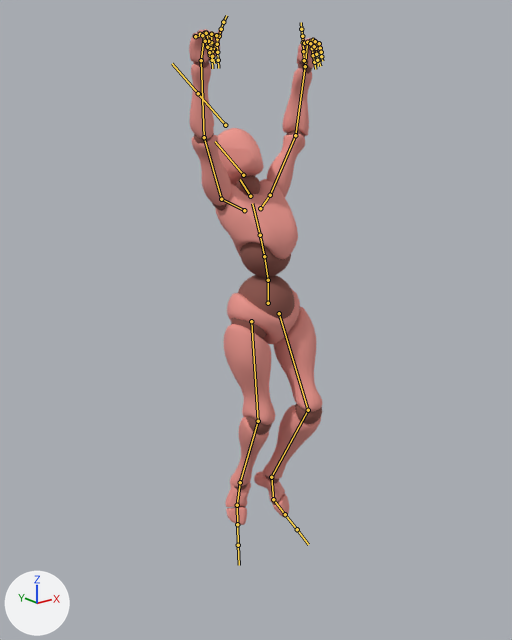
A saved change to the FBX model Assets/Models/ledge rotate left.fbx.
The view is the same before and after, from a camera (50 mm lens) standing at (-1.87, -2.27, 2.16) and looking at (0.02, 0.08, 1.22). The axes (+X, +Y, +Z) are drawn at lower left. The lights are the same throughout. Both versions are drawn at frame 1 of the action 'Armature|rotateRight'; the numbers are the values there. The bones that bend it are drawn over the model as lines.

In view in the first picture: 'Beta_Joints', 'Beta_Surface'.
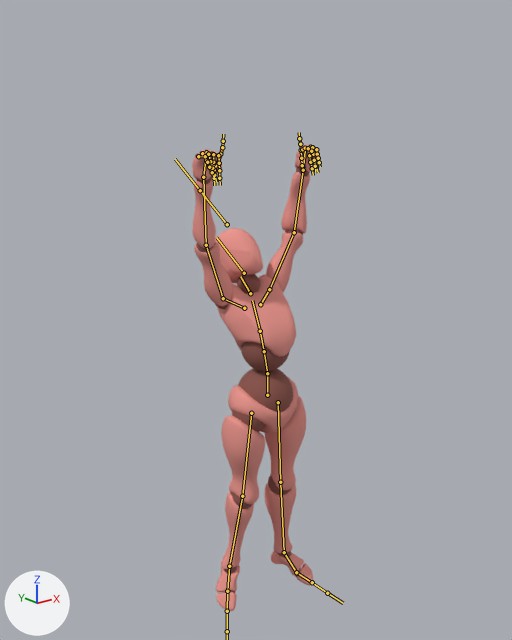
Boxes [x1, y1, x2, y2] around the edits, measured in the pictures (512 x 640 px):
```json
{"object": "Beta_Surface", "change": "posed", "before": [189, 29, 322, 525], "after": [192, 144, 320, 611]}
{"object": "Beta_Joints", "change": "posed", "before": [192, 30, 322, 507], "after": [195, 145, 319, 593], "on screen": "6% shorter"}
{"bone": "mixamorig:Hips", "before": "(268, 303) to (268, 279)", "after": "(267, 395) to (267, 372)"}
{"bone": "mixamorig:RightUpLeg", "before": "(251, 321) to (258, 421)", "after": "(251, 413) to (242, 496)"}
{"bone": "mixamorig:RightLeg", "before": "(258, 421) to (240, 482)", "after": "(242, 496) to (229, 566)"}
{"bone": "mixamorig:LeftUpLeg", "before": "(279, 313) to (308, 410)", "after": "(278, 402) to (280, 482)"}
{"bone": "mixamorig:LeftLeg", "before": "(308, 410) to (271, 477)", "after": "(280, 482) to (284, 552)"}
```

The change, as JSON lines over the scene's bpy script:
```json
{"block": "bone_mixamorig_hips", "where": "bone_mixamorig_hips = bpy.data.objects['Armature'].pose.bones['mixamorig:Hips']"}
{"op": "set", "path": "bone_mixamorig_hips.location", "old": "(0.1, 27.8, -0.3)", "new": "(0.1, -14.8, 0.3)"}
{"block": "bone_mixamorig_rightupleg", "where": "bone_mixamorig_rightupleg = bpy.data.objects['Armature'].pose.bones['mixamorig:RightUpLeg']  # child of 'mixamorig:Hips'"}
{"op": "set", "path": "bone_mixamorig_rightupleg.rotation_quaternion", "old": "(0.996, 0.055, 0.073, -0.013)", "new": "(0.993, -0.075, 0.089, -0.018)", "note": "degrees (6, 8, -1) -> degrees (-9, 10, -3)"}
{"block": "bone_mixamorig_rightleg", "where": "bone_mixamorig_rightleg = bpy.data.objects['Armature'].pose.bones['mixamorig:RightLeg']  # child of 'mixamorig:RightUpLeg'"}
{"op": "set", "path": "bone_mixamorig_rightleg.rotation_quaternion", "old": "(0.953, -0.25, 0.172, -0.013)", "new": "(0.978, -0.006, 0.208, -0.003)", "note": "degrees (-30, 19, -7) -> degrees (-1, 24, -1)"}
{"block": "bone_mixamorig_leftupleg", "where": "bone_mixamorig_leftupleg = bpy.data.objects['Armature'].pose.bones['mixamorig:LeftUpLeg']  # child of 'mixamorig:Hips'"}
{"op": "set", "path": "bone_mixamorig_leftupleg.rotation_quaternion", "old": "(0.979, 0.187, -0.082, 0.003)", "new": "(0.992, -0.038, -0.103, 0.055)", "note": "degrees (22, -9, -1) -> degrees (-5, -12, 7)"}
{"block": "bone_mixamorig_leftleg", "where": "bone_mixamorig_leftleg = bpy.data.objects['Armature'].pose.bones['mixamorig:LeftLeg']  # child of 'mixamorig:LeftUpLeg'"}
{"op": "set", "path": "bone_mixamorig_leftleg.rotation_quaternion", "old": "(0.918, -0.375, -0.115, 0.051)", "new": "(0.995, 0.041, -0.092, 0.012)", "note": "degrees (-45, -10, 11) -> degrees (5, -11, 1)"}
```
